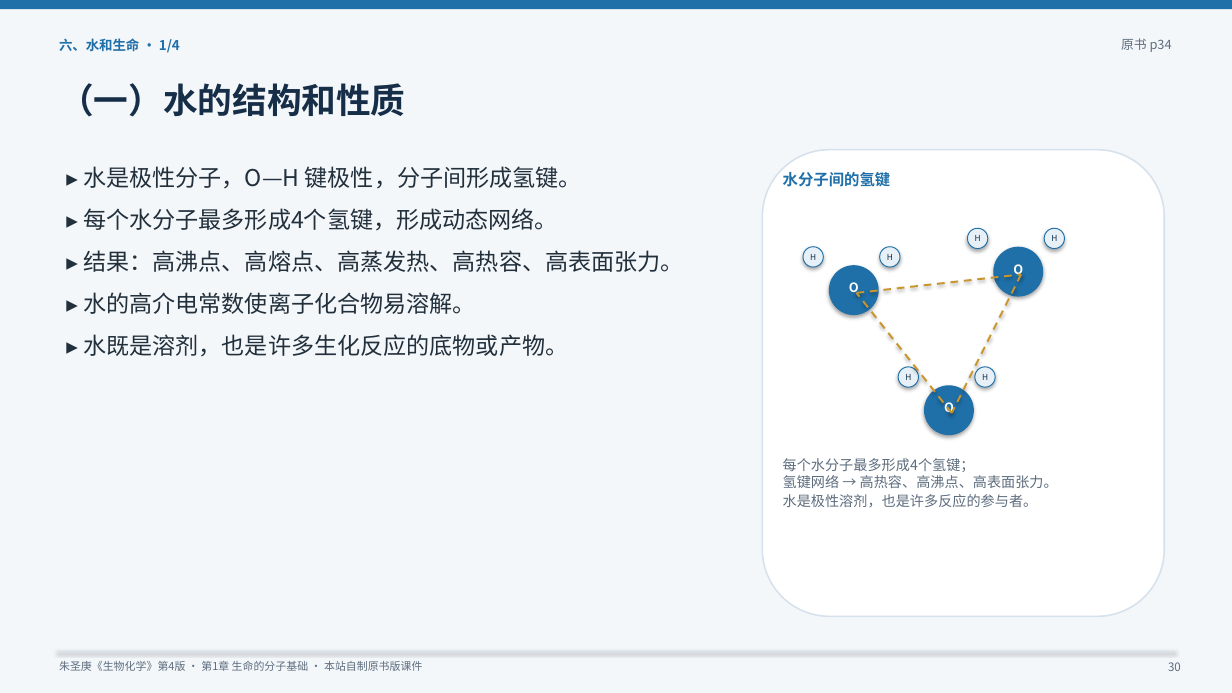
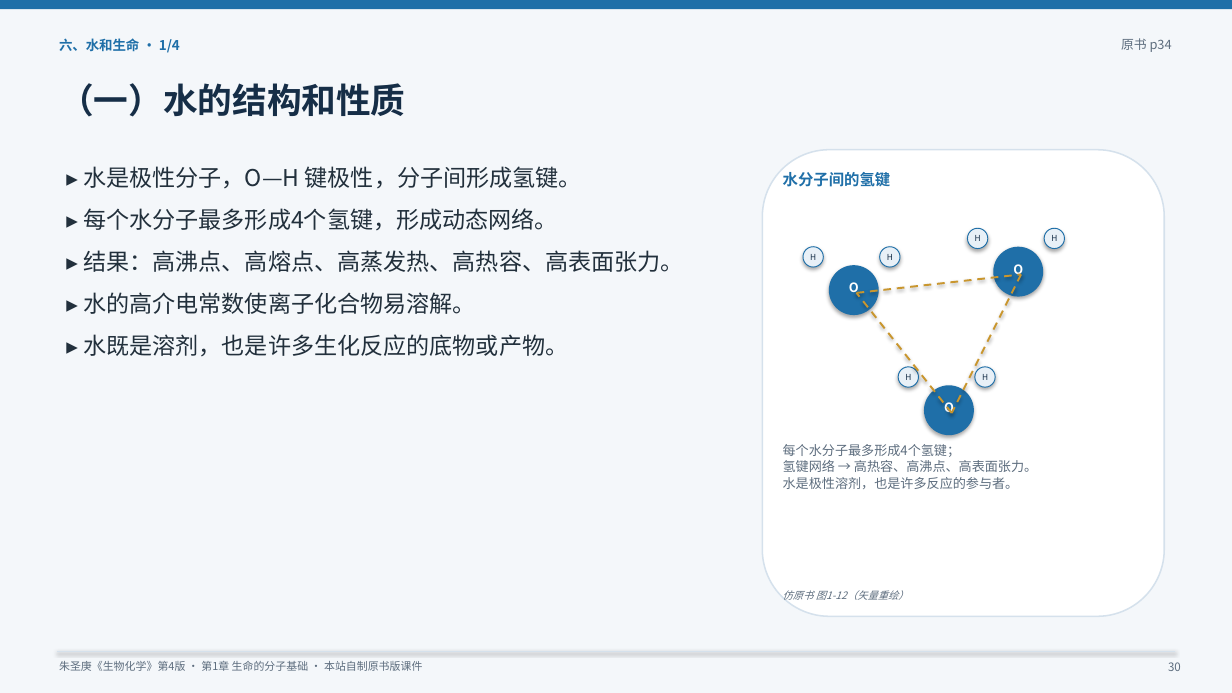
Before and after one commit to newkan-li/Biochemistry, a slide deck: slide 30 of downloads/bc01-original-style.pptx. Drawn at 1232x693 pixels with LibreOffice and Linux fonts; fonts in the diff are those of the drawing. Boxes give left, top, right and bottom in pixels: in the first picture for what was removed or moved away, otherwise in the second. Text is boxed around its words. In the diff, an @@ line names an element or a change of style, - is before the commit and + after.

```diff
--- a/downloads/bc01-original-style.pptx
+++ b/downloads/bc01-original-style.pptx
@@ text "每个水分子最多形成4个氢键； 氢键网络 → 高热容、高沸点、高表面张力。 水是极性溶剂，也是许多反应的参与者。" moved from (x1=783, y1=458, x2=1058, y2=507) to (x1=783, y1=444, x2=1037, y2=489) @@
@@ text "每个水分子最多形成4个氢键； 氢键网络 → 高热容、高沸点、高表面张力。 水是极性溶剂，也是许多反应的参与者。" at (x1=783, y1=444, x2=1037, y2=489): size 11 to 10.2 pt @@
@@ text added at (x1=783, y1=590, x2=909, y2=603), 8 pt, text #5D6D7E, italic @@
+仿原书 图1-12（矢量重绘）
```
Also in this commit, not shown: 14 other slides changed, 55 other files.
